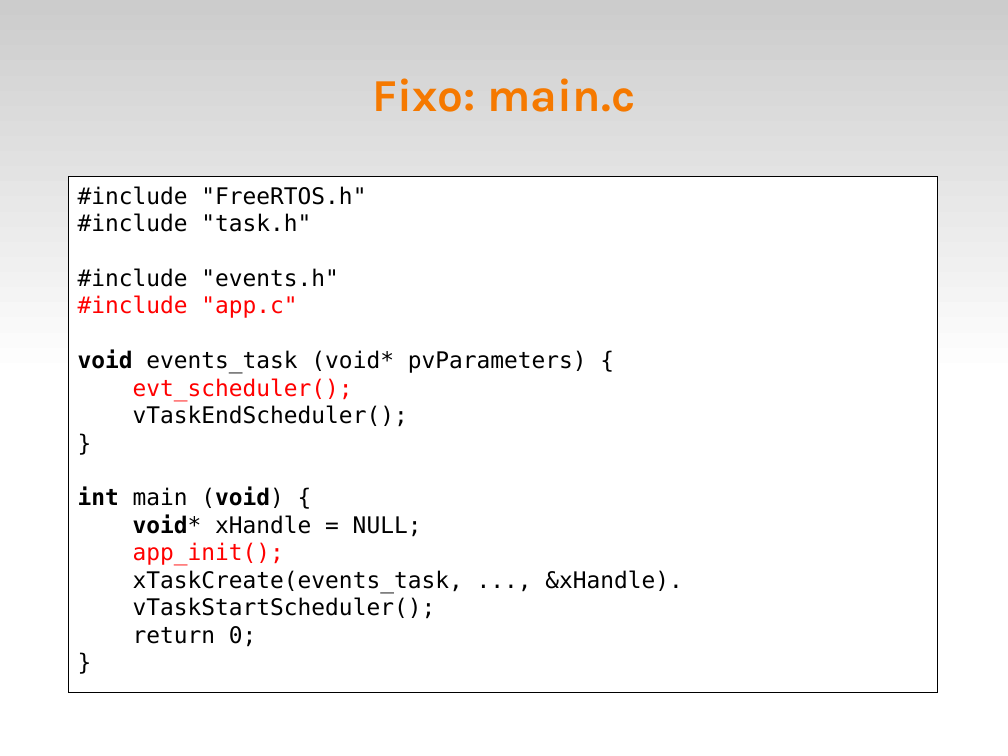
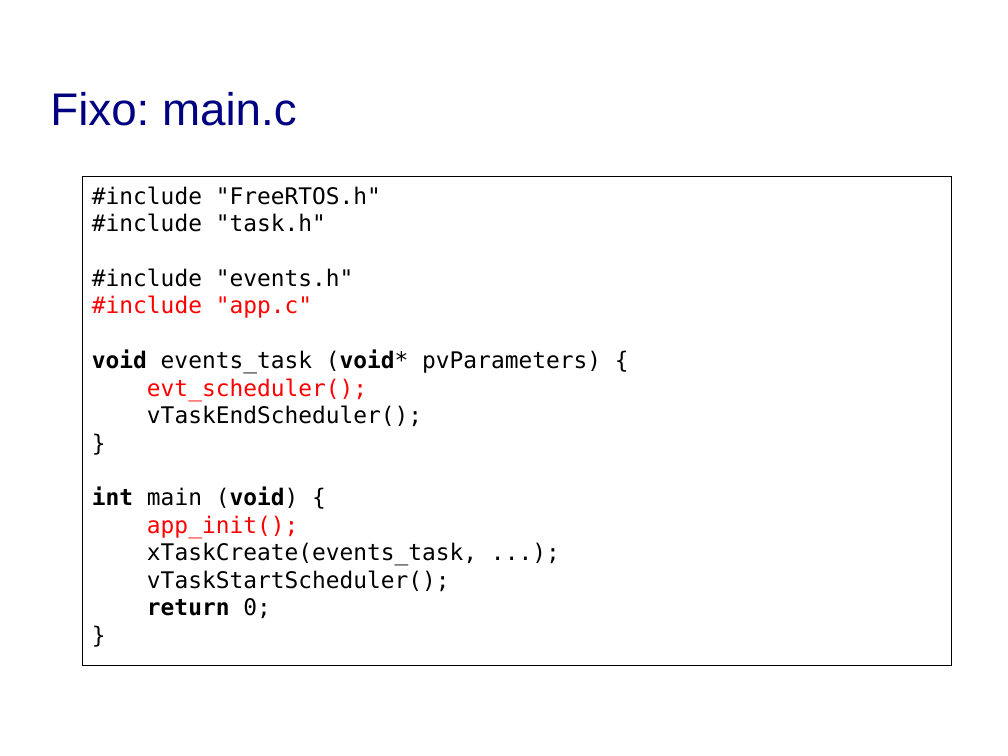
Before and after one commit to fsantanna/events, a slide deck: slide 7 of evt.odp. Drawn at 1008x756 pixels with LibreOffice and Linux fonts; fonts in the diff are those of the drawing; background and template pictures are left out. Boxes give left, top, right and bottom in pixels: in the first picture for what was removed or moved away, otherwise in the second. Text is boxed around its words. In the diff, an @@ line names an element or a change of style, - is before the commit and + after.

```diff
--- a/evt.odp
+++ b/evt.odp
@@ rectangle removed at <box>0,0,1008,378</box> @@
@@ title "Fixo: main.c": place and size @@
-title "Fixo: main.c" at <box>373,78,636,112</box>
+title "Fixo: main.c" at <box>50,92,297,126</box>
@@ title "Fixo: main.c" at <box>50,92,297,126</box>: font Karla to Arial, text colour #F57900 to #000080, bold off; alignment centre to left @@
@@ rectangle "#include "FreeRTOS.h"": place and size @@
-rectangle "#include "FreeRTOS.h"" at <box>69,177,938,692</box>
+rectangle "#include "FreeRTOS.h"" at <box>83,177,952,666</box>
@@ text in rectangle at <box>92,350,601,619</box>: bold on in "(void*", "return" @@
@@ text in rectangle at <box>133,514,422,537</box>: paragraph removed @@
-void* xHandle = NULL;
@@ text in rectangle at <box>147,542,477,566</box>: text changed @@
-xTaskCreate(events_task, ..., &xHandle).
+xTaskCreate(events_task, ...);
```
Also in this commit, not shown: 21 other slides changed, 3 slides added.
